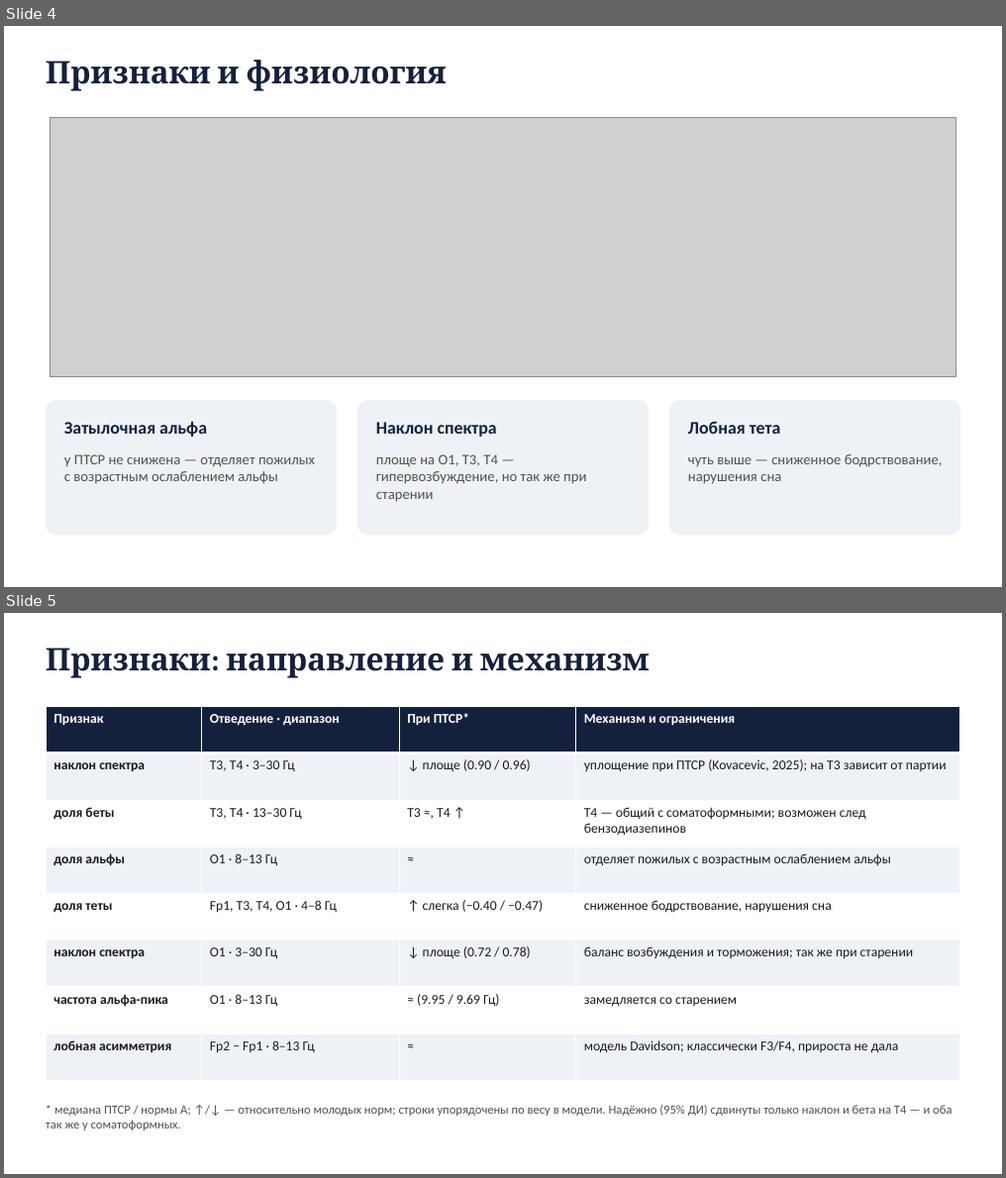
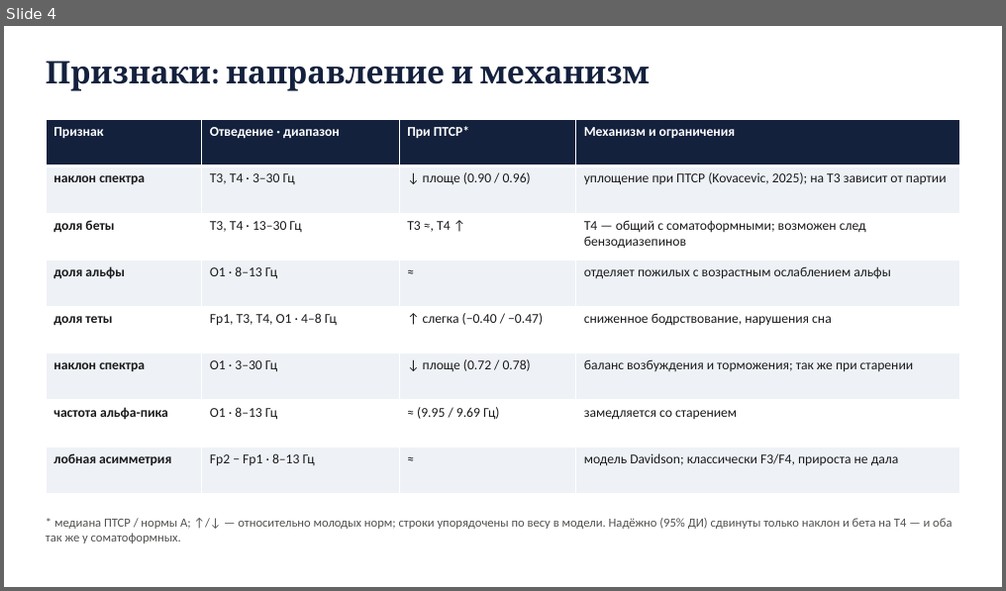
Before and after one commit to igor688-hub/neurodiagnosis-eeg, a slide deck: report/presentation.pptx. Shown one above the other, each under a label of ours: slides 4 and 5 before the commit, slide 4 after it. The pictures are 1006x1178 and 1006x591 pixels, drawn with LibreOffice and Linux fonts; fonts in the diff are those of the drawing; grey boxes stand for pictures. Boxes give left, top, right and bottom in pixels: in the first picture for what was removed or moved away, otherwise in the second. Text is boxed around its words. In the diff, an @@ line names an element or a change of style, - is before the commit and + after.

```diff
--- a/report/presentation.pptx
+++ b/report/presentation.pptx
@@ slide 4 removed at box(4, 26, 1002, 587), background #FFFFFF @@
@@ text removed at box(46, 60, 446, 91) @@
-Признаки и физиология
@@ picture removed at box(50, 117, 956, 377) @@
@@ rounded rectangle removed at box(46, 400, 338, 536) @@
@@ rounded rectangle removed at box(357, 400, 648, 536) @@
@@ rounded rectangle removed at box(669, 400, 960, 536) @@
@@ text removed at box(64, 421, 207, 437) @@
-Затылочная альфа
@@ text removed at box(376, 422, 497, 437) @@
-Наклон спектра
@@ text removed at box(688, 421, 781, 434) @@
-Лобная тета
@@ text removed at box(64, 455, 315, 484) @@
-у ПТСР не снижена — отделяет пожилых с возрастным ослаблением альфы
@@ text removed at box(376, 455, 586, 484) @@
-площе на O1, T3, T4 — гипервозбуждение, но так же при старении
@@ text removed at box(688, 455, 943, 484) @@
-чуть выше — сниженное бодрствование, нарушения сна
@@ what was slide 5 is now slide 4 @@
```
Also in this commit, not shown: 4 slides changed, 1 slide added, 4 other slides removed, 1 other file.
